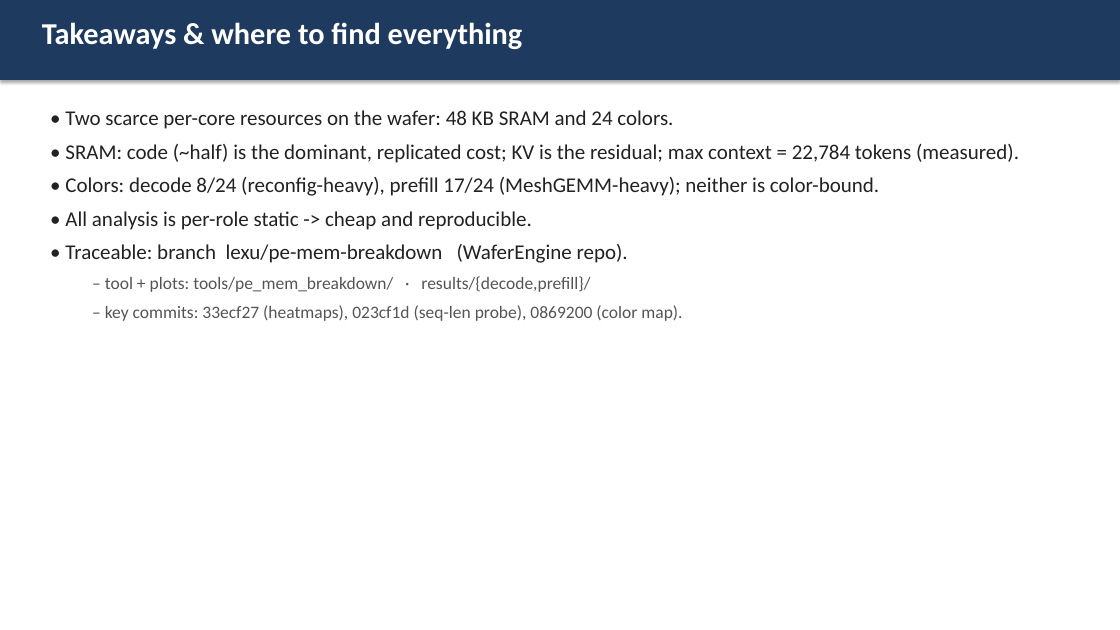
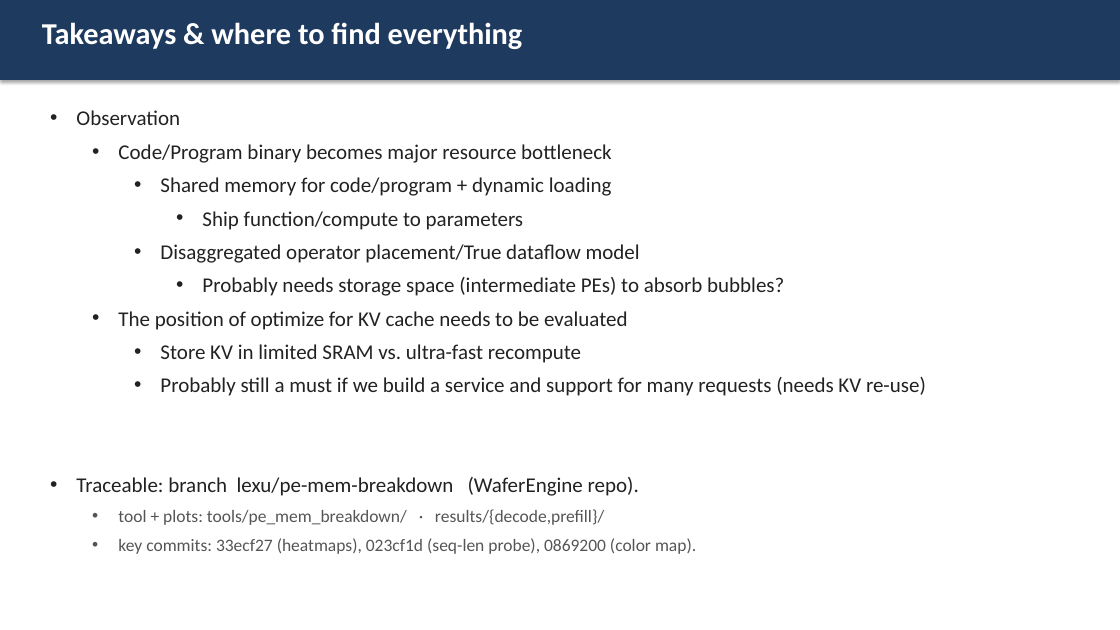
Before and after one commit to happyandslow/agent-memory, a slide deck: slide 10 of projects/WaferEngine/docs/2026-06-28/wse_per_pe_resource_analysis.pptx. Drawn at 1120x630 pixels with LibreOffice and Linux fonts; fonts in the diff are those of the drawing. Boxes give left, top, right and bottom in pixels: in the first picture for what was removed or moved away, otherwise in the second. Text is boxed around its words. In the diff, an @@ line names an element or a change of style, - is before the commit and + after.

```diff
--- a/projects/WaferEngine/docs/2026-06-28/wse_per_pe_resource_analysis.pptx
+++ b/projects/WaferEngine/docs/2026-06-28/wse_per_pe_resource_analysis.pptx
@@ text at bbox=[76, 110, 926, 554]: text changed @@
-• Two scarce per-core resources on the wafer: 48 KB SRAM and 24 colors.
-• SRAM: code (~half) is the dominant, replicated cost; KV is the residual; max context = 22,784 tokens (measured).
-• Colors: decode 8/24 (reconfig-heavy), prefill 17/24 (MeshGEMM-heavy); neither is color-bound.
-• All analysis is per-role static -> cheap and reproducible.
-• Traceable: branch lexu/pe-mem-breakdown (WaferEngine repo).
-  – tool + plots: tools/pe_mem_breakdown/ · results/{decode,prefill}/
-  – key commits: 33ecf27 (heatmaps), 023cf1d (seq-len probe), 0869200 (color map).
+• Observation
+  • Code/Program binary becomes major resource bottleneck
+    • Shared memory for code/program + dynamic loading
+      • Ship function/compute to parameters
+    • Disaggregated operator placement/True dataflow model
+      • Probably needs storage space (intermediate PEs) to absorb bubbles?
+  • The position of optimize for KV cache needs to be evaluated
+    • Store KV in limited SRAM vs. ultra-fast recompute
+    • Probably still a must if we build a service and support for many requests (needs KV re-use)
+• Traceable: branch lexu/pe-mem-breakdown (WaferEngine repo).
+  • tool + plots: tools/pe_mem_breakdown/ · results/{decode,prefill}/
+  • key commits: 33ecf27 (heatmaps), 023cf1d (seq-len probe), 0869200 (color map).
```
Also in this commit, not shown: 1 other slide changed, 12 other files.
